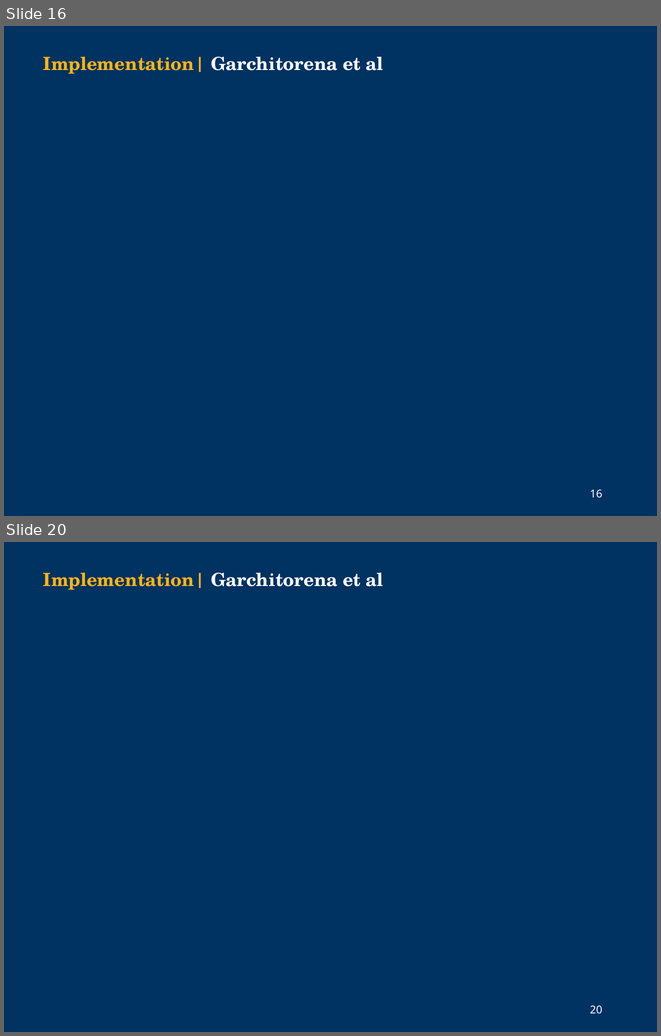
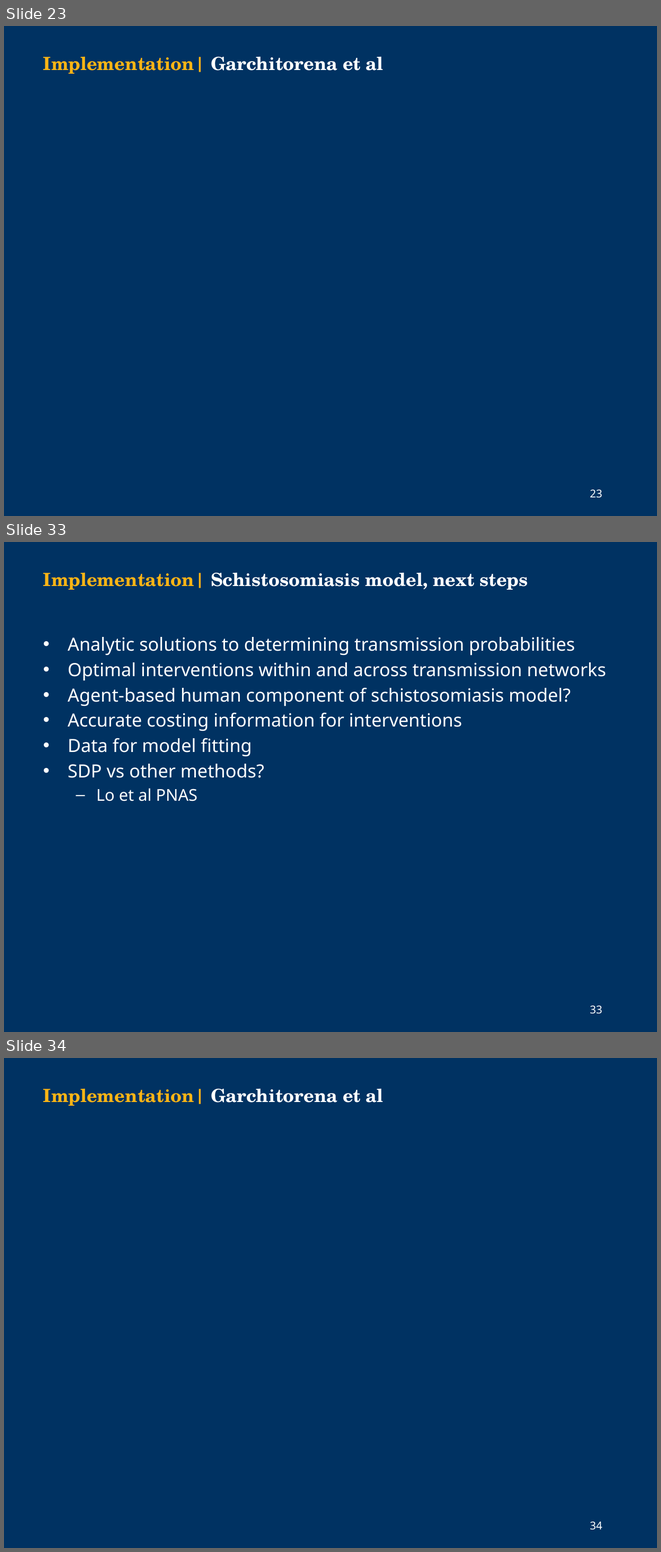
Before and after one commit to cmhoove14/DDNTD, a slide deck: Other/NIMBioS_2019.pptx. Shown one above the other, each under a label of ours: slides 16 and 20 before the commit, slides 23, 33 and 34 after it; the slides between them are not shown. The pictures are 661x1036 and 661x1552 pixels, drawn with LibreOffice and Linux fonts; fonts in the diff are those of the drawing; grey boxes stand for pictures; background and template pictures are left out. Boxes give left, top, right and bottom in pixels: in the first picture for what was removed or moved away, otherwise in the second. Text is boxed around its words. In the diff, an @@ line names an element or a change of style, - is before the commit and + after.

```diff
--- a/Other/NIMBioS_2019.pptx
+++ b/Other/NIMBioS_2019.pptx
@@ slide 33 added at (4, 542, 657, 1032), background picture (left out); not listed: 1 template element that a slide beside it also shows @@
@@ text added at (43, 572, 528, 590), 20 pt, text #FFFFFF, bold @@
+Implementation| Schistosomiasis model, next steps
@@ text added at (68, 637, 606, 801), 20 pt, text #FFFFFF @@
+• Analytic solutions to determining transmission probabilities
+• Optimal interventions within and across transmission networks
+• Agent-based human component of schistosomiasis model?
+• Accurate costing information for interventions
+• Data for model fitting
+• SDP vs other methods?
+  – Lo et al PNAS
@@ what was slide 16 is now slide 23 @@
@@ page number at (590, 489, 602, 498): text changed @@
-16
+23
@@ what was slide 20 is now slide 34 @@
@@ page number at (590, 1521, 602, 1530): text changed @@
-20
+34
```
Also in this commit, not shown: 6 slides changed, 13 other slides added.
